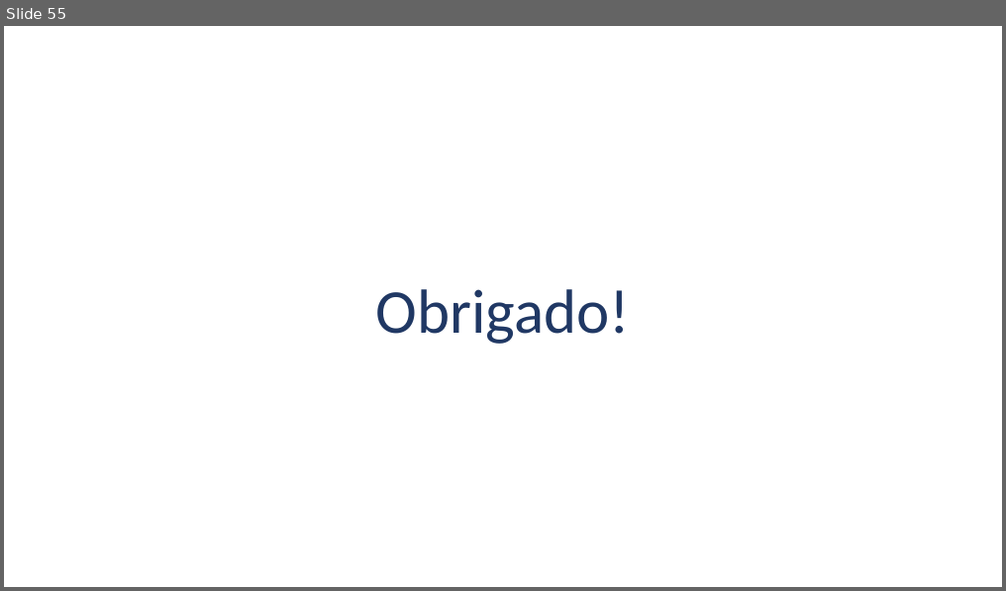
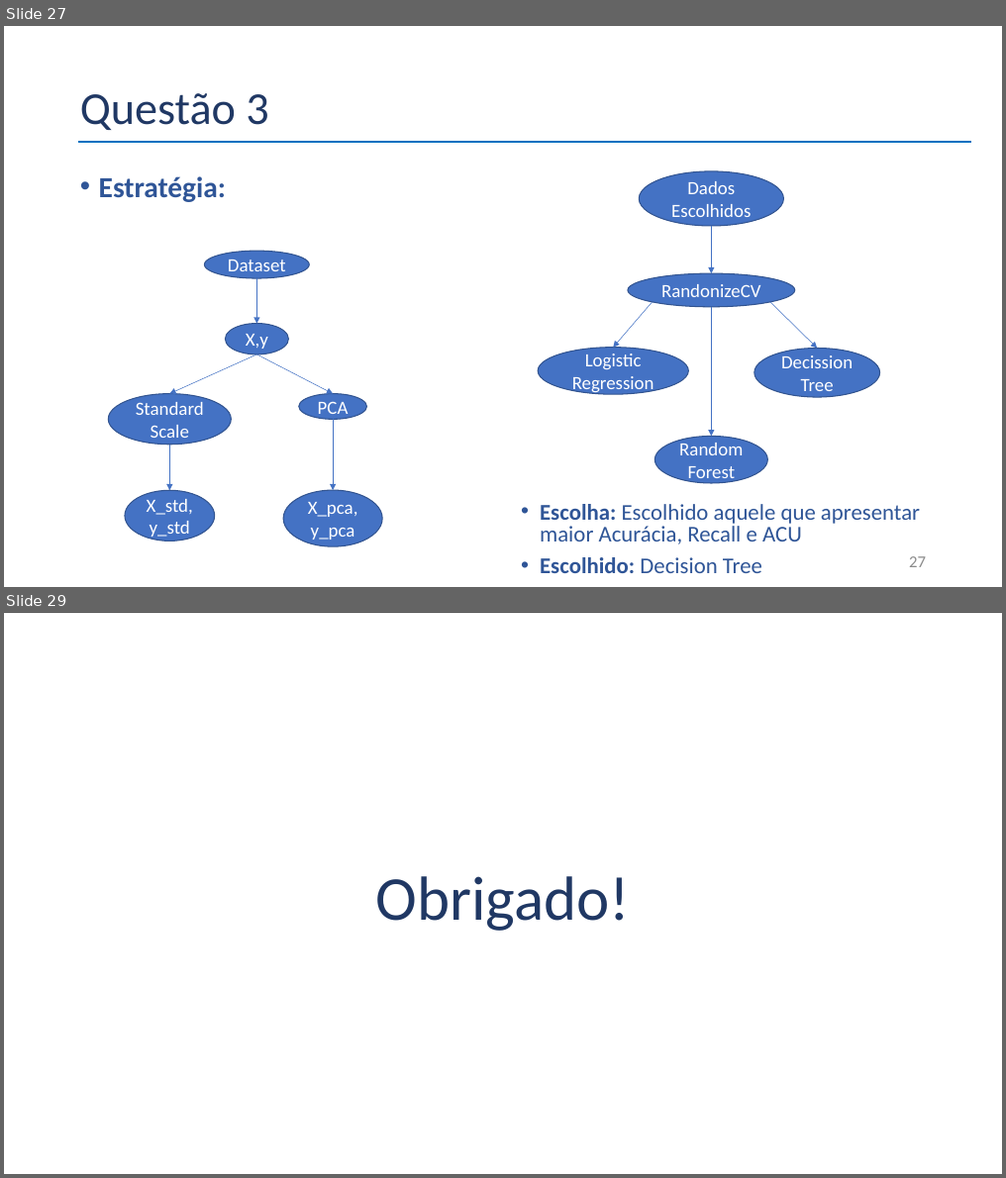
Before and after one commit to belmino15/case_selecao, a slide deck: Apresentação_Case.pptx. Shown one above the other, each under a label of ours: slide 55 before the commit, slides 27 and 29 after it; the slides between them are not shown. The pictures are 1006x591 and 1006x1178 pixels, drawn with LibreOffice and Linux fonts; fonts in the diff are those of the drawing. Boxes give left, top, right and bottom in pixels: in the first picture for what was removed or moved away, otherwise in the second. Text is boxed around its words. In the diff, an @@ line names an element or a change of style, - is before the commit and + after.

```diff
--- a/Apresentação_Case.pptx
+++ b/Apresentação_Case.pptx
@@ slide 27 added at box(4, 26, 1002, 587), background #FFFFFF @@
@@ title added at box(80, 93, 268, 130), 44 pt, text #203864 @@
+Questão 3
@@ line added from (78, 142) to (971, 142), #0070C0 2.25 pt @@
@@ text added at box(99, 176, 226, 202), 28 pt, text #2F5597, bold @@
+• Estratégia:
@@ group added at box(538, 172, 880, 483): 5 ellipses, 4 arrows @@
+Dados Escolhidos
+RandonizeCV
+Logistic Regression
+Decission Tree
+Random Forest
@@ group added at box(108, 251, 382, 548): 6 ellipses, 5 arrows @@
+Dataset
+X,y
+Standard Scale
+PCA
+X_std,y_std
+X_pca, y_pca
@@ text added at box(540, 504, 920, 573), 21.7 pt, text #2F5597 @@
+• Escolha: Escolhido aquele que apresentar maior Acurácia, Recall e ACU
+• Escolhido: Decision Tree
@@ page number added at box(909, 557, 926, 568), 16 pt, text #8C8C8C @@
+27
@@ what was slide 55 is now slide 29 @@
```
Also in this commit, not shown: 27 other slides added, 55 slides removed.
